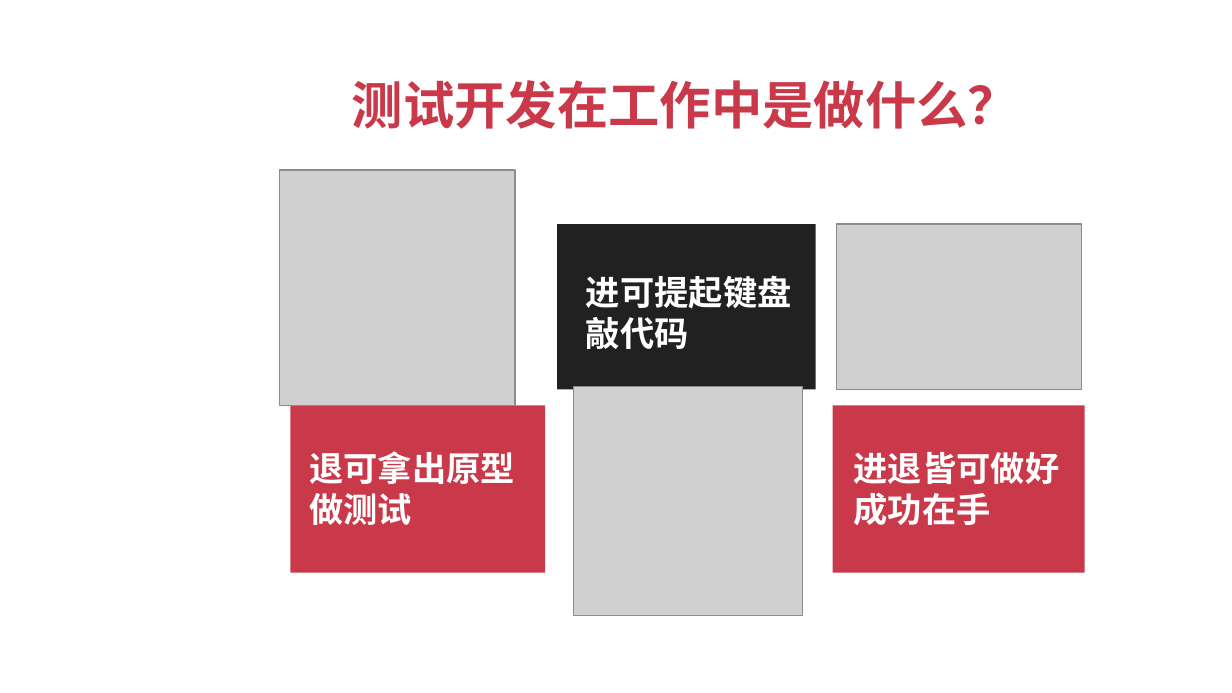
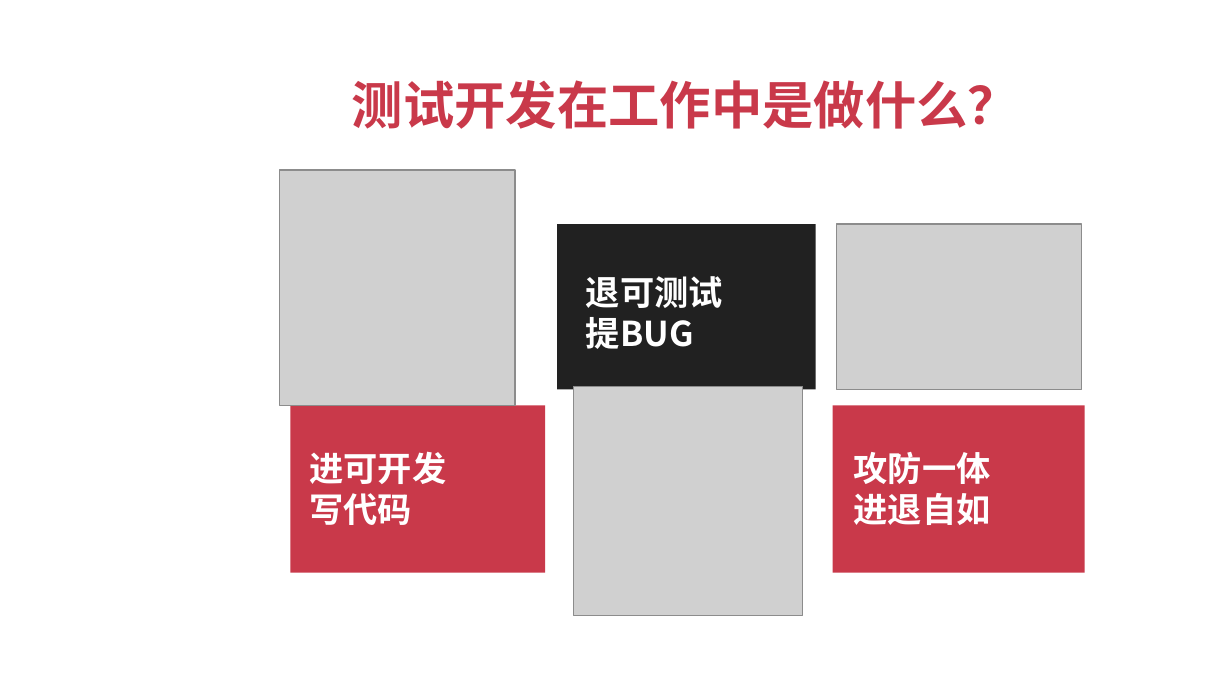
Before and after one commit to fengzhou/Nahsor, a slide deck: slide 4 of docs/测试开发实战课程演练V1.2.pptx (slide 14 before the commit). Drawn at 1232x693 pixels with LibreOffice and Linux fonts; fonts in the diff are those of the drawing; grey boxes stand for pictures. Boxes give left, top, right and bottom in pixels: in the first picture for what was removed or moved away, otherwise in the second. Text is boxed around its words. In the diff, an @@ line names an element or a change of style, - is before the commit and + after.

```diff
--- a/docs/测试开发实战课程演练V1.2.pptx
+++ b/docs/测试开发实战课程演练V1.2.pptx
@@ text at [586,276,723,349]: text changed @@
-进可提起键盘
-敲代码
+退可测试
+提BUG
@@ text at [309,451,446,525]: text changed @@
-退可拿出原型
-做测试
+进可开发
+写代码
@@ text at [854,452,991,525]: text changed @@
-进退皆可做好
-成功在手
+攻防一体
+进退自如
```
Also in this commit, not shown: 4 other slides changed, 4 slides added, 8 slides removed, 2 other files.
